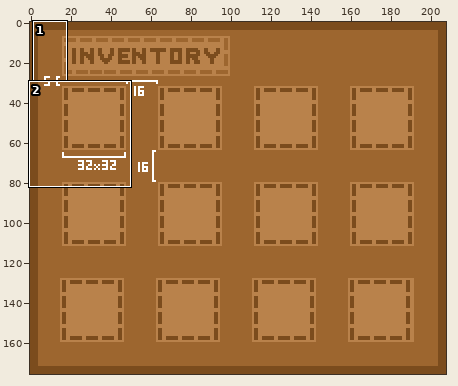
One commit to this pixel-art file: assets/graphics/UI/Inventory/Inventory.aseprite. The first picture is a wide view before the edit; the outline marks the close-up.
Close-up. First the earlier version:
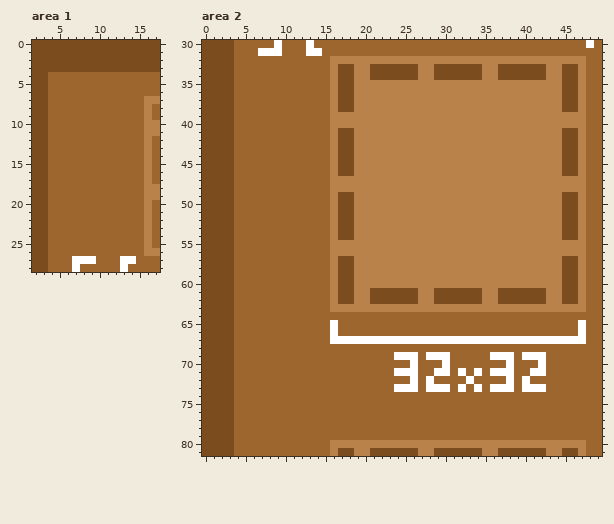
208x176 pixels, 1 frame. Shown: area 1: x 2..17, y 0..28; area 2: x 0..49, y 30..81.
The same view after the edit:
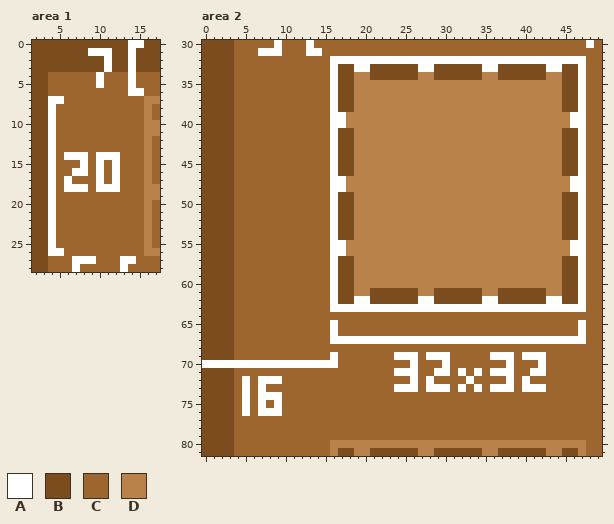
Palette (. is transparent): A #ffffff  B #7b4c1d  C #9d662f  D #b9824b
Message: added slot selection and first row of slots
Difference:
layer "Selection" added
--- area 1, layer "Beschriftung"
@@ x 2..17 @@
- 0 BBBBBBBBBBBBBBBB
- 1 BBBBBBBBBBBBBBBB
- 2 BBBBBBBBBBBBBBBB
- 3 BBBBBBBBBBBBBBBB
- 4 BBCCCCCCCCCCCCCC
- 5 BBCCCCCCCCCCCCCC
- 6 BBCCCCCCCCCCCCCC
- 7 BBCCCCCCCCCCCCDD
- 8 BBCCCCCCCCCCCCDC
- 9 BBCCCCCCCCCCCCDC
-10 BBCCCCCCCCCCCCDD
-11 BBCCCCCCCCCCCCDD
-12 BBCCCCCCCCCCCCDC
-13 BBCCCCCCCCCCCCDC
-14 BBCCCCCCCCCCCCDC
-15 BBCCCCCCCCCCCCDC
-16 BBCCCCCCCCCCCCDC
-17 BBCCCCCCCCCCCCDC
-18 BBCCCCCCCCCCCCDD
-19 BBCCCCCCCCCCCCDD
-20 BBCCCCCCCCCCCCDC
-21 BBCCCCCCCCCCCCDC
-22 BBCCCCCCCCCCCCDC
-23 BBCCCCCCCCCCCCDC
-24 BBCCCCCCCCCCCCDC
-25 BBCCCCCCCCCCCCDC
-26 BBCCCCCCCCCCCCDD
+ 0 BBBBBBBBBBBBAABB
+ 1 BBBBBBBAAABBABBB
+ 2 BBBBBBBBBABBABBB
+ 3 BBBBBBBBBABBABBB
+ 4 BBCCCCCCACCCACCC
+ 5 BBCCCCCCACCCACCC
+ 6 BBCCCCCCCCCCAACC
+ 7 BBAACCCCCCCCCCDD
+ 8 BBACCCCCCCCCCCDC
+ 9 BBACCCCCCCCCCCDC
+10 BBACCCCCCCCCCCDD
+11 BBACCCCCCCCCCCDD
+12 BBACCCCCCCCCCCDC
+13 BBACCCCCCCCCCCDC
+14 BBACAAACAAACCCDC
+15 BBACCCACACACCCDC
+16 BBACCAACACACCCDC
+17 BBACACCCACACCCDC
+18 BBACAAACAAACCCDD
+19 BBACCCCCCCCCCCDD
+20 BBACCCCCCCCCCCDC
+21 BBACCCCCCCCCCCDC
+22 BBACCCCCCCCCCCDC
+23 BBACCCCCCCCCCCDC
+24 BBACCCCCCCCCCCDC
+25 BBACCCCCCCCCCCDC
+26 BBAACCCCCCCCCCDD
 27 BBCCCAAACCCAACCC
--- area 2, layers "Selection", "Beschriftung"
@@ x 0..49 @@
 31 BBBBCCCAAACCCAACCCCCCCCCCCCCCCCCCCCCCCCCCCCCCCCCCC
-32 BBBBCCCCCCCCCCCCDDDDDDDDDDDDDDDDDDDDDDDDDDDDDDDDCC
-33 BBBBCCCCCCCCCCCCDBBDDBBBBBBDDBBBBBBDDBBBBBBDDBBDCC
-34 BBBBCCCCCCCCCCCCDBBDDBBBBBBDDBBBBBBDDBBBBBBDDBBDCC
-35 BBBBCCCCCCCCCCCCDBBDDDDDDDDDDDDDDDDDDDDDDDDDDBBDCC
-36 BBBBCCCCCCCCCCCCDBBDDDDDDDDDDDDDDDDDDDDDDDDDDBBDCC
-37 BBBBCCCCCCCCCCCCDBBDDDDDDDDDDDDDDDDDDDDDDDDDDBBDCC
-38 BBBBCCCCCCCCCCCCDBBDDDDDDDDDDDDDDDDDDDDDDDDDDBBDCC
-39 BBBBCCCCCCCCCCCCDDDDDDDDDDDDDDDDDDDDDDDDDDDDDDDDCC
-40 BBBBCCCCCCCCCCCCDDDDDDDDDDDDDDDDDDDDDDDDDDDDDDDDCC
-41 BBBBCCCCCCCCCCCCDBBDDDDDDDDDDDDDDDDDDDDDDDDDDBBDCC
-42 BBBBCCCCCCCCCCCCDBBDDDDDDDDDDDDDDDDDDDDDDDDDDBBDCC
-43 BBBBCCCCCCCCCCCCDBBDDDDDDDDDDDDDDDDDDDDDDDDDDBBDCC
-44 BBBBCCCCCCCCCCCCDBBDDDDDDDDDDDDDDDDDDDDDDDDDDBBDCC
-45 BBBBCCCCCCCCCCCCDBBDDDDDDDDDDDDDDDDDDDDDDDDDDBBDCC
-46 BBBBCCCCCCCCCCCCDBBDDDDDDDDDDDDDDDDDDDDDDDDDDBBDCC
-47 BBBBCCCCCCCCCCCCDDDDDDDDDDDDDDDDDDDDDDDDDDDDDDDDCC
-48 BBBBCCCCCCCCCCCCDDDDDDDDDDDDDDDDDDDDDDDDDDDDDDDDCC
-49 BBBBCCCCCCCCCCCCDBBDDDDDDDDDDDDDDDDDDDDDDDDDDBBDCC
-50 BBBBCCCCCCCCCCCCDBBDDDDDDDDDDDDDDDDDDDDDDDDDDBBDCC
-51 BBBBCCCCCCCCCCCCDBBDDDDDDDDDDDDDDDDDDDDDDDDDDBBDCC
-52 BBBBCCCCCCCCCCCCDBBDDDDDDDDDDDDDDDDDDDDDDDDDDBBDCC
-53 BBBBCCCCCCCCCCCCDBBDDDDDDDDDDDDDDDDDDDDDDDDDDBBDCC
-54 BBBBCCCCCCCCCCCCDBBDDDDDDDDDDDDDDDDDDDDDDDDDDBBDCC
-55 BBBBCCCCCCCCCCCCDDDDDDDDDDDDDDDDDDDDDDDDDDDDDDDDCC
-56 BBBBCCCCCCCCCCCCDDDDDDDDDDDDDDDDDDDDDDDDDDDDDDDDCC
-57 BBBBCCCCCCCCCCCCDBBDDDDDDDDDDDDDDDDDDDDDDDDDDBBDCC
-58 BBBBCCCCCCCCCCCCDBBDDDDDDDDDDDDDDDDDDDDDDDDDDBBDCC
-59 BBBBCCCCCCCCCCCCDBBDDDDDDDDDDDDDDDDDDDDDDDDDDBBDCC
-60 BBBBCCCCCCCCCCCCDBBDDDDDDDDDDDDDDDDDDDDDDDDDDBBDCC
-61 BBBBCCCCCCCCCCCCDBBDDBBBBBBDDBBBBBBDDBBBBBBDDBBDCC
-62 BBBBCCCCCCCCCCCCDBBDDBBBBBBDDBBBBBBDDBBBBBBDDBBDCC
-63 BBBBCCCCCCCCCCCCDDDDDDDDDDDDDDDDDDDDDDDDDDDDDDDDCC
+32 BBBBCCCCCCCCCCCCAAAAAAAAAAAAAAAAAAAAAAAAAAAAAAAACC
+33 BBBBCCCCCCCCCCCCABBAABBBBBBAABBBBBBAABBBBBBAABBACC
+34 BBBBCCCCCCCCCCCCABBDDBBBBBBDDBBBBBBDDBBBBBBDDBBACC
+35 BBBBCCCCCCCCCCCCABBDDDDDDDDDDDDDDDDDDDDDDDDDDBBACC
+36 BBBBCCCCCCCCCCCCABBDDDDDDDDDDDDDDDDDDDDDDDDDDBBACC
+37 BBBBCCCCCCCCCCCCABBDDDDDDDDDDDDDDDDDDDDDDDDDDBBACC
+38 BBBBCCCCCCCCCCCCABBDDDDDDDDDDDDDDDDDDDDDDDDDDBBACC
+39 BBBBCCCCCCCCCCCCAADDDDDDDDDDDDDDDDDDDDDDDDDDDDAACC
+40 BBBBCCCCCCCCCCCCAADDDDDDDDDDDDDDDDDDDDDDDDDDDDAACC
+41 BBBBCCCCCCCCCCCCABBDDDDDDDDDDDDDDDDDDDDDDDDDDBBACC
+42 BBBBCCCCCCCCCCCCABBDDDDDDDDDDDDDDDDDDDDDDDDDDBBACC
+43 BBBBCCCCCCCCCCCCABBDDDDDDDDDDDDDDDDDDDDDDDDDDBBACC
+44 BBBBCCCCCCCCCCCCABBDDDDDDDDDDDDDDDDDDDDDDDDDDBBACC
+45 BBBBCCCCCCCCCCCCABBDDDDDDDDDDDDDDDDDDDDDDDDDDBBACC
+46 BBBBCCCCCCCCCCCCABBDDDDDDDDDDDDDDDDDDDDDDDDDDBBACC
+47 BBBBCCCCCCCCCCCCAADDDDDDDDDDDDDDDDDDDDDDDDDDDDAACC
+48 BBBBCCCCCCCCCCCCAADDDDDDDDDDDDDDDDDDDDDDDDDDDDAACC
+49 BBBBCCCCCCCCCCCCABBDDDDDDDDDDDDDDDDDDDDDDDDDDBBACC
+50 BBBBCCCCCCCCCCCCABBDDDDDDDDDDDDDDDDDDDDDDDDDDBBACC
+51 BBBBCCCCCCCCCCCCABBDDDDDDDDDDDDDDDDDDDDDDDDDDBBACC
+52 BBBBCCCCCCCCCCCCABBDDDDDDDDDDDDDDDDDDDDDDDDDDBBACC
+53 BBBBCCCCCCCCCCCCABBDDDDDDDDDDDDDDDDDDDDDDDDDDBBACC
+54 BBBBCCCCCCCCCCCCABBDDDDDDDDDDDDDDDDDDDDDDDDDDBBACC
+55 BBBBCCCCCCCCCCCCAADDDDDDDDDDDDDDDDDDDDDDDDDDDDAACC
+56 BBBBCCCCCCCCCCCCAADDDDDDDDDDDDDDDDDDDDDDDDDDDDAACC
+57 BBBBCCCCCCCCCCCCABBDDDDDDDDDDDDDDDDDDDDDDDDDDBBACC
+58 BBBBCCCCCCCCCCCCABBDDDDDDDDDDDDDDDDDDDDDDDDDDBBACC
+59 BBBBCCCCCCCCCCCCABBDDDDDDDDDDDDDDDDDDDDDDDDDDBBACC
+60 BBBBCCCCCCCCCCCCABBDDDDDDDDDDDDDDDDDDDDDDDDDDBBACC
+61 BBBBCCCCCCCCCCCCABBDDBBBBBBDDBBBBBBDDBBBBBBDDBBACC
+62 BBBBCCCCCCCCCCCCABBAABBBBBBAABBBBBBAABBBBBBAABBACC
+63 BBBBCCCCCCCCCCCCAAAAAAAAAAAAAAAAAAAAAAAAAAAAAAAACC
 64 BBBBCCCCCCCCCCCCCCCCCCCCCCCCCCCCCCCCCCCCCCCCCCCCCC
@@ x 0..18 @@
 68 BBBBCCCCCCCCCCCCCCC
-69 BBBBCCCCCCCCCCCCCCC
-70 BBBBCCCCCCCCCCCCCCC
+69 BBBBCCCCCCCCCCCCACC
+70 AAAAAAAAAAAAAAAAACC
 71 BBBBCCCCCCCCCCCCCCC
-72 BBBBCCCCCCCCCCCCCCC
-73 BBBBCCCCCCCCCCCCCCC
-74 BBBBCCCCCCCCCCCCCCC
-75 BBBBCCCCCCCCCCCCCCC
-76 BBBBCCCCCCCCCCCCCCC
+72 BBBBCACAAACCCCCCCCC
+73 BBBBCACACCCCCCCCCCC
+74 BBBBCACAAACCCCCCCCC
+75 BBBBCACACACCCCCCCCC
+76 BBBBCACAAACCCCCCCCC
 77 BBBBCCCCCCCCCCCCCCC
Pixel boxes of the changes (left, top, right, bottom) in both close-ups:
changed: (48, 40, 144, 256)
changed: (330, 56, 586, 312)
changed: (202, 352, 338, 416)
